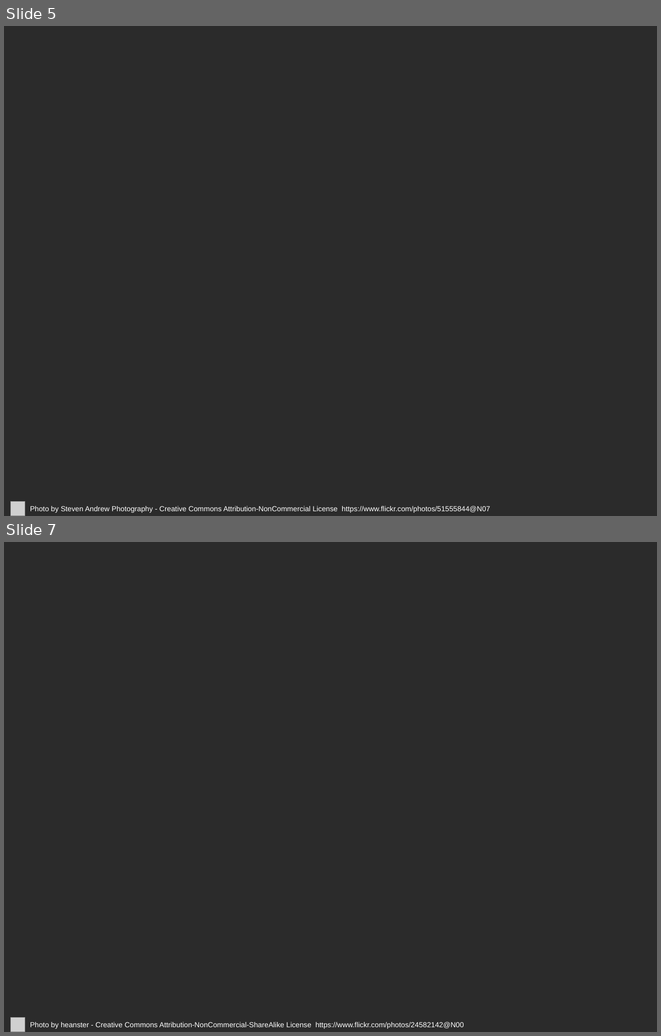
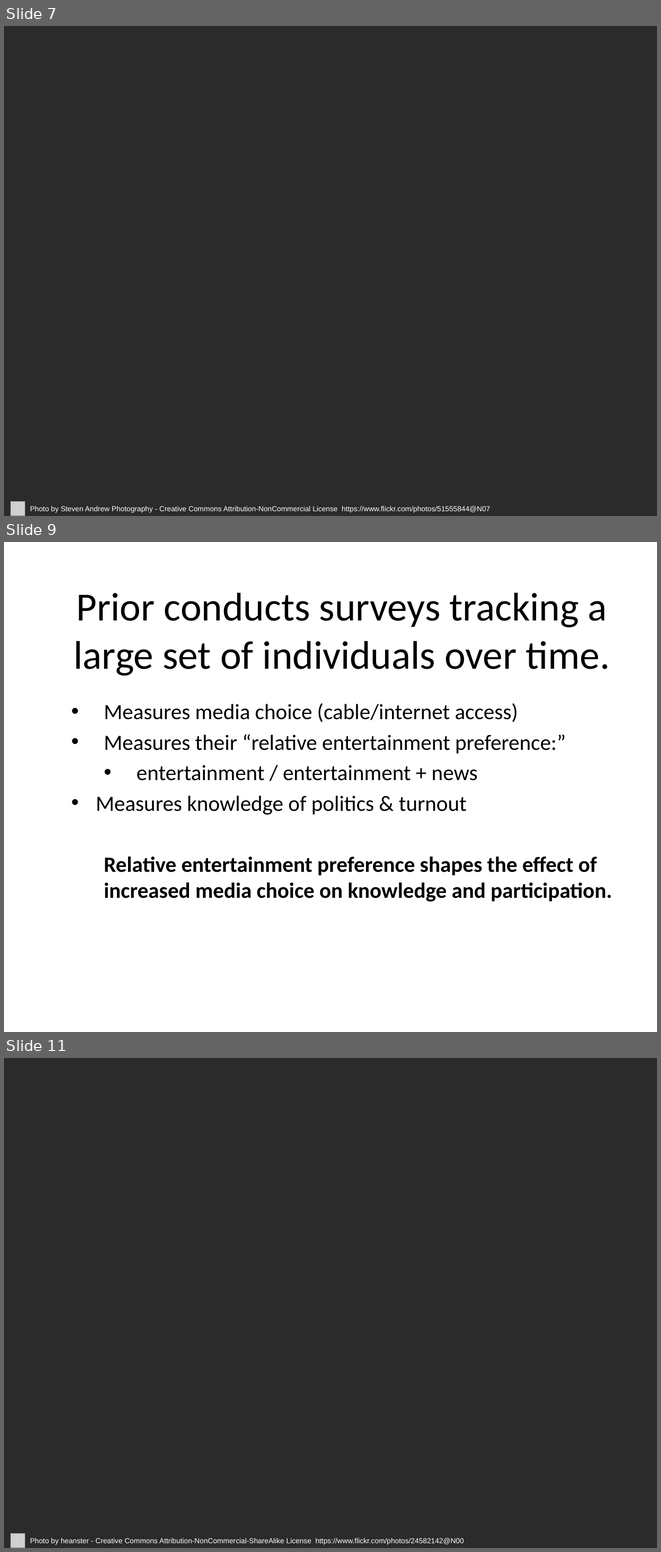
Before and after one commit to jmrphy/media_politics, a slide deck: slides/Economic_factors/Economic_factors.pptx. Shown one above the other, each under a label of ours: slides 5 and 7 before the commit, slides 7, 9 and 11 after it; the slides between them are not shown. The pictures are 661x1036 and 661x1552 pixels, drawn with LibreOffice and Linux fonts; fonts in the diff are those of the drawing; grey boxes stand for pictures; background and template pictures are left out; a plain dark background stands for a picture behind light text. Boxes give left, top, right and bottom in pixels: in the first picture for what was removed or moved away, otherwise in the second. Text is boxed around its words. In the diff, an @@ line names an element or a change of style, - is before the commit and + after.

```diff
--- a/slides/Economic_factors/Economic_factors.pptx
+++ b/slides/Economic_factors/Economic_factors.pptx
@@ slide 9 added at bbox=[4, 542, 657, 1032], background #FFFFFF @@
@@ title added at bbox=[74, 592, 610, 676], 44 pt, text #000000 @@
+Prior conducts surveys tracking a large set of individuals over time.
@@ subtitle added at bbox=[96, 703, 612, 901], 24 pt, text #000000 @@
+• Measures media choice (cable/internet access)
+• Measures their “relative entertainment preference:”
+  • entertainment / entertainment + news
+• Measures knowledge of politics & turnout
+  Relative entertainment preference shapes the effect of increased media choice on knowledge and participation.
@@ what was slide 5 is now slide 7 @@
@@ what was slide 7 is now slide 11 @@
```
Also in this commit, not shown: 4 other slides added, 9 other files.
